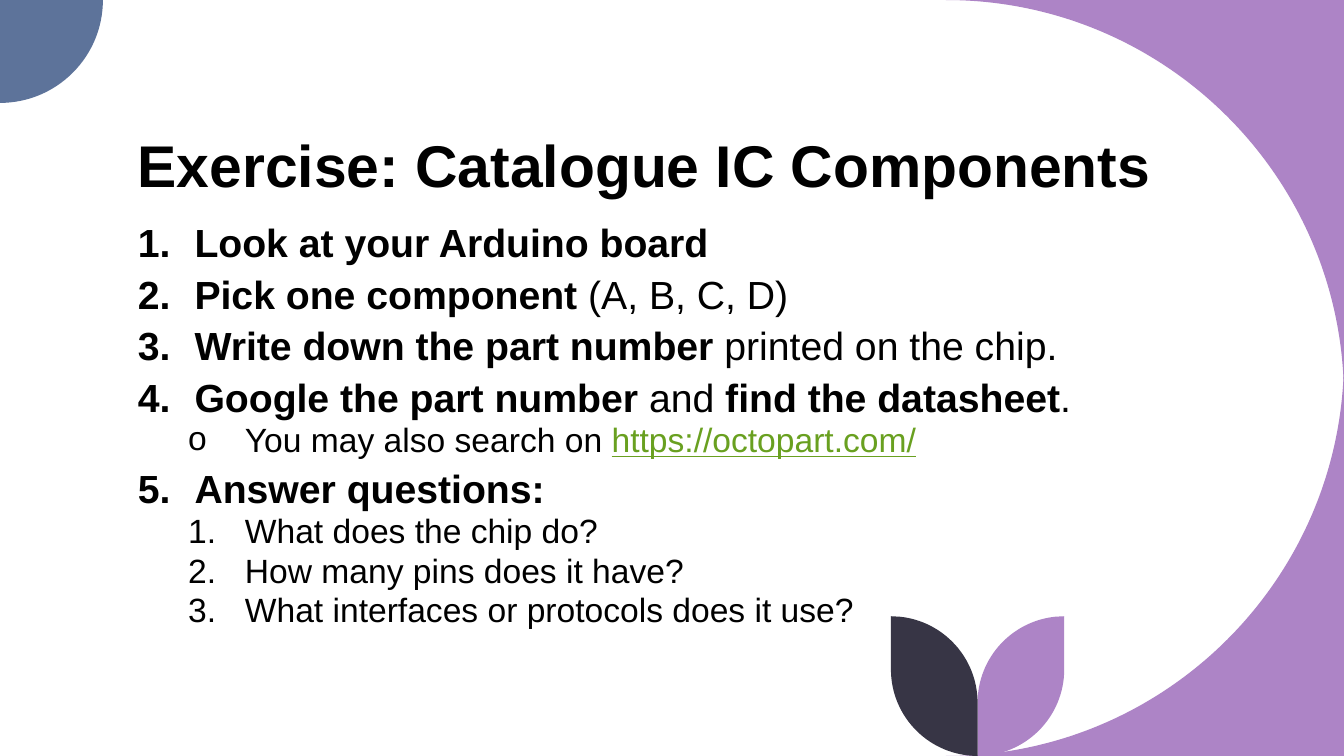
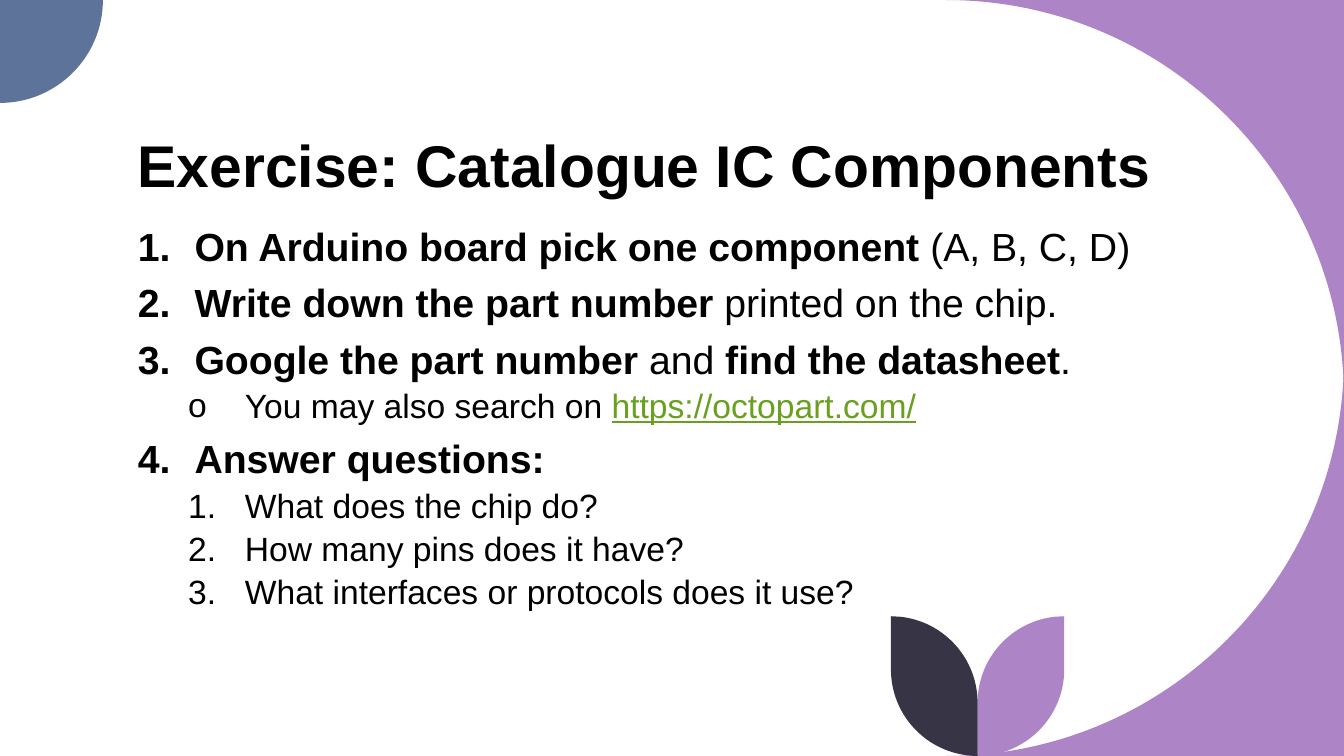
Before and after one commit to syd-kiwi/re-arduino-uno, a slide deck: slide 8 of Presentation/RE for the Rest of Us.pptx (slide 13 before the commit). Drawn at 1344x756 pixels with LibreOffice and Linux fonts; fonts in the diff are those of the drawing. Boxes give left, top, right and bottom in pixels: in the first picture for what was removed or moved away, otherwise in the second. Text is boxed around its words. In the diff, an @@ line names an element or a change of style, - is before the commit and + after.

```diff
--- a/Presentation/RE for the Rest of Us.pptx
+++ b/Presentation/RE for the Rest of Us.pptx
@@ text at <box>195,232,1130,269</box>: text changed @@
-1. Look at your Arduino board
-2. Pick one component (A, B, C, D)
+1. On Arduino board pick one component (A, B, C, D)
@@ text at <box>195,288,1071,611</box>: line spacing 0.8 to 0.9 @@
```
Also in this commit, not shown: 15 other slides changed, 1 slide added, 1 slide removed.
